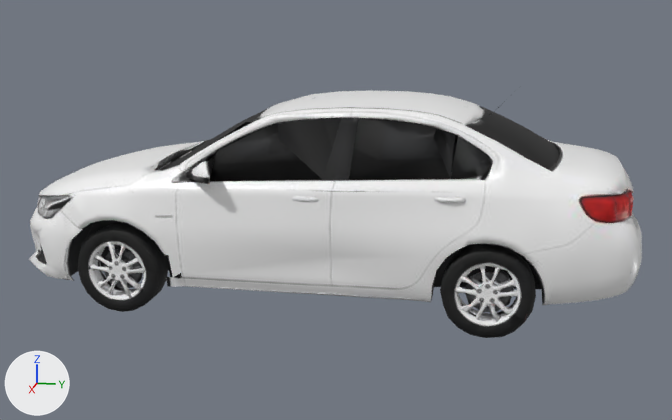
One commit to the glTF model assets/models/cars/chevrolet-aveo.glb: the scene before it, then after it.
One viewpoint serves both versions: a 50 mm camera at (6.51, 1.37, 2.23) aimed at (-0.01, 0.07, 0.6). The axes (+X, +Y, +Z) are drawn at lower left. The lights are the same throughout. The older version comes first. Vertices at exactly the same position are counted once.
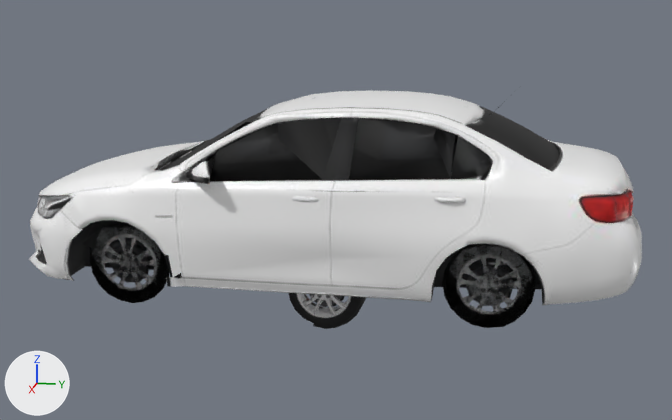
Patch to the scene script:
```diff
--- a/assets/models/cars/chevrolet-aveo.glb.py
+++ b/assets/models/cars/chevrolet-aveo.glb.py
@@ me_mesh_0 @@
 # used by ob_mesh_0; location = (0.0, 0.0, 0.0)
-me_mesh_0.from_pydata(...)  # 4244 vertices, 7734 faces; spans x -0.96..0.96, y -2.2..2.2, z 0.0..1.56
+me_mesh_0.from_pydata(...)  # 4175 vertices, 7614 faces; spans x -0.96..0.96, y -2.2..2.2, z 0.0..1.56
+# me_mesh_0 part 1: a new loose piece of 144 vertices spanning x 0.61, y -1.51..-1.1, z 0.1..0.51, in mat_material_0
+# me_mesh_0 part 2: a new loose piece of 26 vertices spanning x 0.61, y 1.06..1.37, z 0.15..0.45, in mat_material_0
+# me_mesh_0 part 3: a new loose piece of 24 vertices spanning x 0.61, y -1.44..-1.14, z 0.15..0.45, in mat_material_0
+# me_mesh_0 part 4: 8 loose pieces with 702 vertices, spanning x -0.82..0.81, y -1.51..1.42, z 0.1..0.51, are deleted
+# me_mesh_0 part 5: 88 vertices moved from x 0.61..0.82, y 0.91..1.51, z 0.02..0.57 to x 0.61, y 0.91..1.51, z 0.0..0.57; 62 vertices removed from x 0.64..0.82, y 0.91..1.51, z 0.0..0.6; 191 vertices added at x 0.61, y 0.91..1.49, z 0.0..0.6
+# me_mesh_0 part 6: 74 vertices moved from x 0.61..0.82, y -1.59..-1.01, z 0.03..0.6 to x 0.61, y -1.59..-1.01, z 0.03..0.6; 68 vertices removed from x 0.64..0.82, y -1.6..-0.99, z 0.0..0.6; 56 vertices added at x 0.61, y -1.6..-0.99, z 0.0..0.59
+# me_mesh_0 part 7: 10 kept faces spanning x -0.61..0.61, y -1.54..1.46, z 0.06..0.6 get new texture (UV) coordinates
+# other edits to the shape of me_mesh_0 do not show in these pictures
 me_mesh_0.materials.append(mat_material_0)
@@ me_wheel @@
+me_wheel.from_pydata(...)  # 301 vertices, 560 faces; spans x -0.114..0.091, y -0.288..0.297, z -0.3..0.301
+me_wheel.materials.append(mat_material_0)
@@ ob_wheel @@
+ob_wheel = bpy.data.objects.new('wheel', me_wheel)
+ob_wheel.location = (0.0, 0.0, 0.0)
```

Location of each change, [x1, y1, x2, y2] in pixels of the pictures (672 x 420 px; the box of a moved part takes in the faces that stretch with it):
'Mesh_0', reshaped
    before: [29, 90, 642, 338]
    after: [29, 90, 642, 328]
'wheel', added
    after: [289, 293, 366, 329]
part 1 of me_mesh_0, added
    after: [101, 234, 155, 290]
part 2 of me_mesh_0, added
    after: [465, 265, 514, 306]
part 3 of me_mesh_0, added
    after: [111, 244, 150, 283]
part 4 of me_mesh_0, deleted
    before: [89, 242, 518, 322]
part 5 of me_mesh_0, moved or reshaped
    before: [440, 243, 536, 338]
    after: [442, 243, 535, 328]
part 6 of me_mesh_0, moved or reshaped
    before: [78, 223, 168, 312]
    after: [82, 222, 169, 303]
part 7 of me_mesh_0, surface changed
    after: [103, 256, 164, 289]
